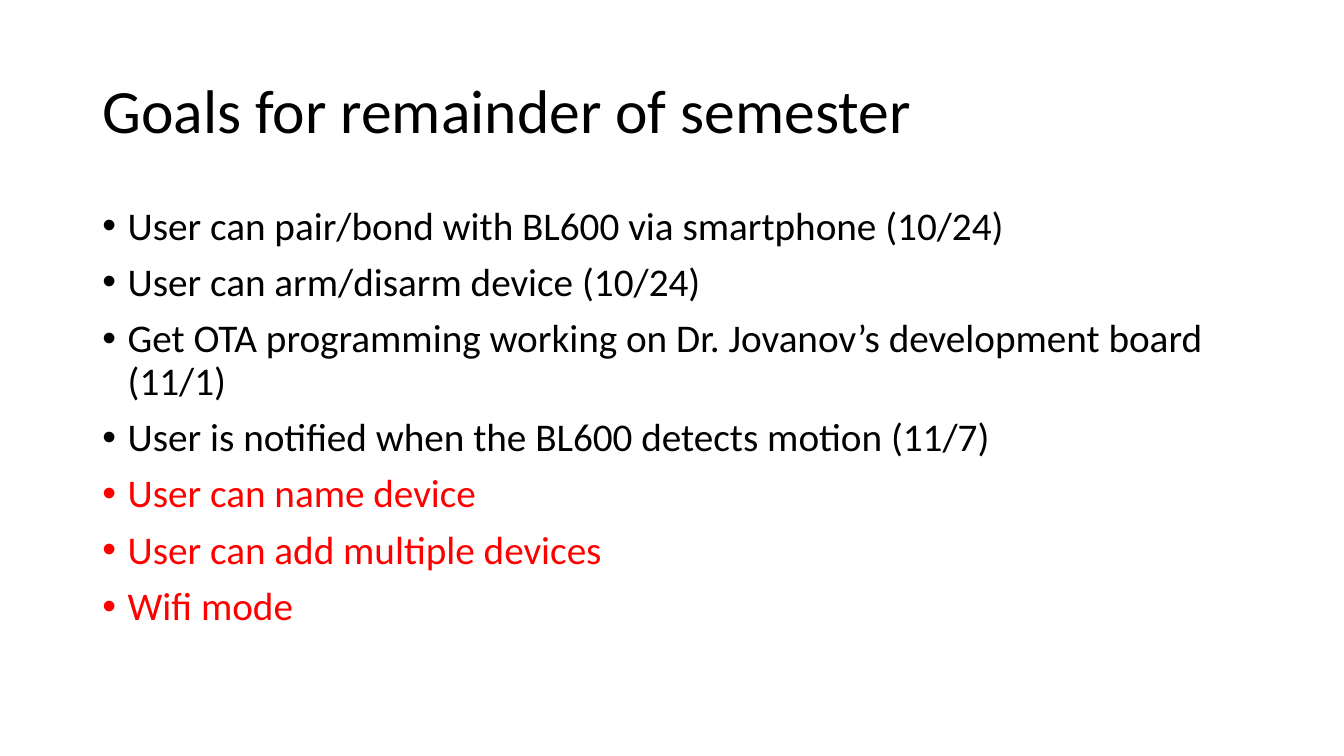
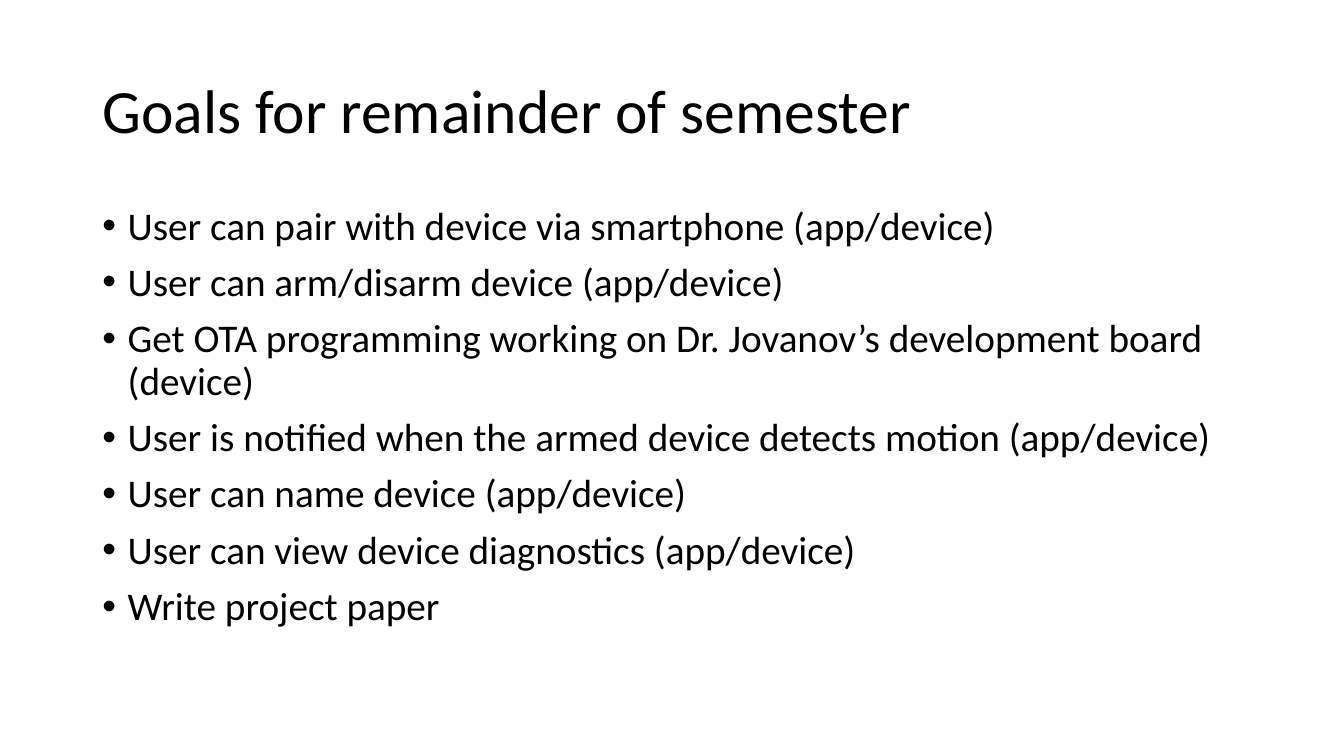
Before and after one commit to jbw3/CPE621Project, a slide deck: slide 13 of docs/AMDeSS_MidtermProgressReport.pptx. Drawn at 1344x756 pixels with LibreOffice and Linux fonts; fonts in the diff are those of the drawing. Boxes give left, top, right and bottom in pixels: in the first picture for what was removed or moved away, otherwise in the second. Text is boxed around its words. In the diff, an @@ line names an element or a change of style, - is before the commit and + after.

```diff
--- a/docs/AMDeSS_MidtermProgressReport.pptx
+++ b/docs/AMDeSS_MidtermProgressReport.pptx
@@ text at bbox=[128, 211, 1210, 627]: text changed @@
-• User can pair/bond with BL600 via smartphone (10/24)
-• User can arm/disarm device (10/24)
-• Get OTA programming working on Dr. Jovanov’s development board (11/1)
-• User is notified when the BL600 detects motion (11/7)
-• User can name device
-• User can add multiple devices
-• Wifi mode
+• User can pair with device via smartphone (app/device)
+• User can arm/disarm device (app/device)
+• Get OTA programming working on Dr. Jovanov’s development board (device)
+• User is notified when the armed device detects motion (app/device)
+• User can name device (app/device)
+• User can view device diagnostics (app/device)
+• Write project paper
```
Also in this commit, not shown: 6 other slides changed.
